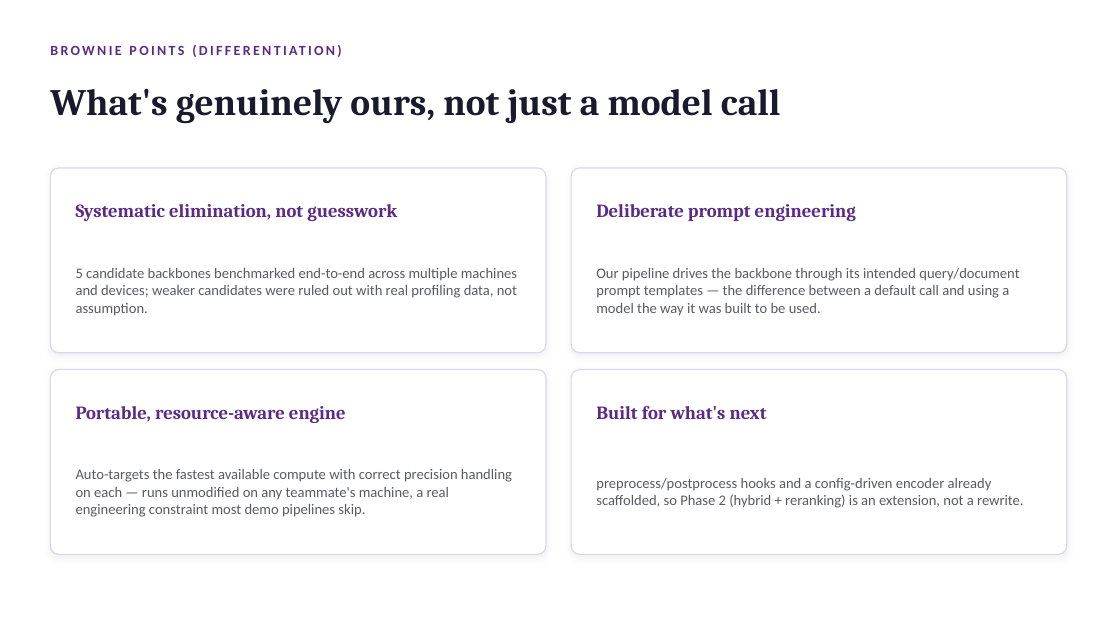
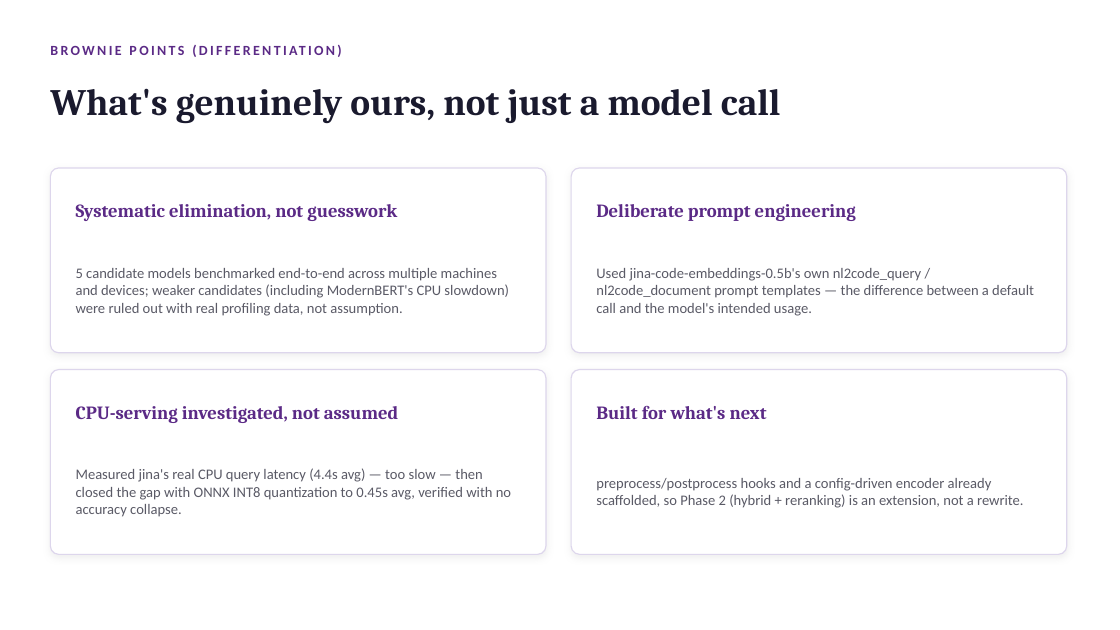
Before and after one commit to krishivgupta1429-cell/samsung-prism-codebase, a slide deck: slide 10 of Thapar_Cli404_submission.pptx. Drawn at 1120x630 pixels with LibreOffice and Linux fonts; fonts in the diff are those of the drawing. Boxes give left, top, right and bottom in pixels: in the first picture for what was removed or moved away, otherwise in the second. Text is boxed around its words. In the diff, an @@ line names an element or a change of style, - is before the commit and + after.

Commit message:
Add CPU-vs-GPU latency investigation and quantization results to PPT

```diff
--- a/Thapar_Cli404_submission.pptx
+++ b/Thapar_Cli404_submission.pptx
@@ text at [76,268,509,316]: text changed @@
-5 candidate backbones benchmarked end-to-end across multiple machines and devices; weaker candidates were ruled out with real profiling data, not assumption.
+5 candidate models benchmarked end-to-end across multiple machines and devices; weaker candidates (including ModernBERT's CPU slowdown) were ruled out with real profiling data, not assumption.
@@ text at [596,268,1034,316]: text changed @@
-Our pipeline drives the backbone through its intended query/document prompt templates — the difference between a default call and using a model the way it was built to be used.
+Used jina-code-embeddings-0.5b's own nl2code_query / nl2code_document prompt templates — the difference between a default call and the model's intended usage.
@@ text at [76,406,398,423]: text changed @@
-Portable, resource-aware engine
+CPU-serving investigated, not assumed
@@ text at [76,468,511,517]: text changed @@
-Auto-targets the fastest available compute with correct precision handling on each — runs unmodified on any teammate's machine, a real engineering constraint most demo pipelines skip.
+Measured jina's real CPU query latency (4.4s avg) — too slow — then closed the gap with ONNX INT8 quantization to 0.45s avg, verified with no accuracy collapse.
```
Also in this commit, not shown: 4 other slides changed.
